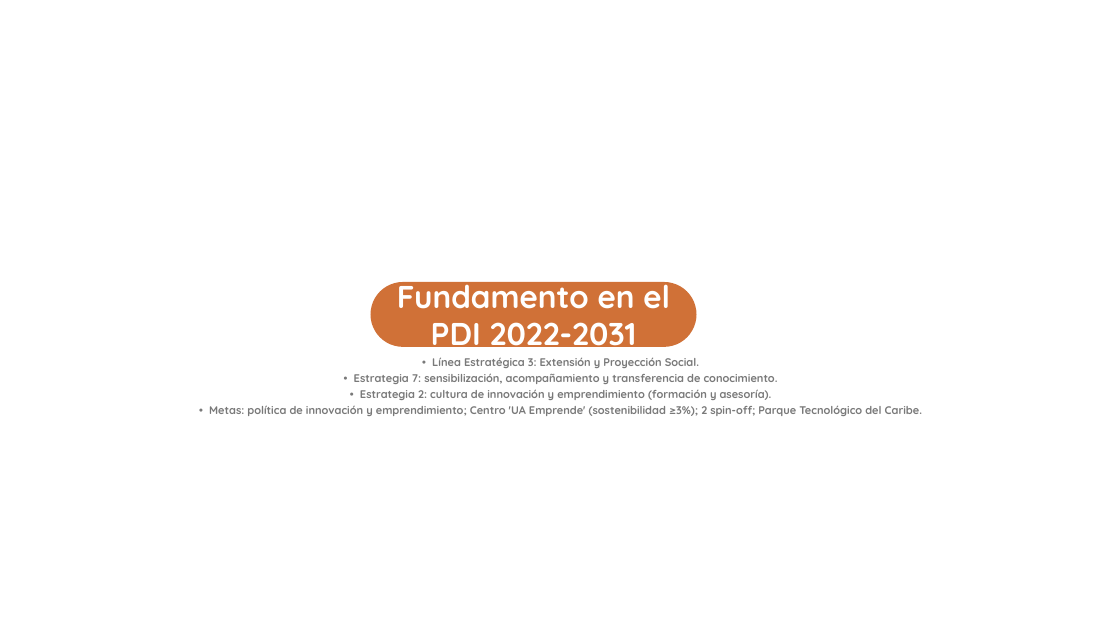
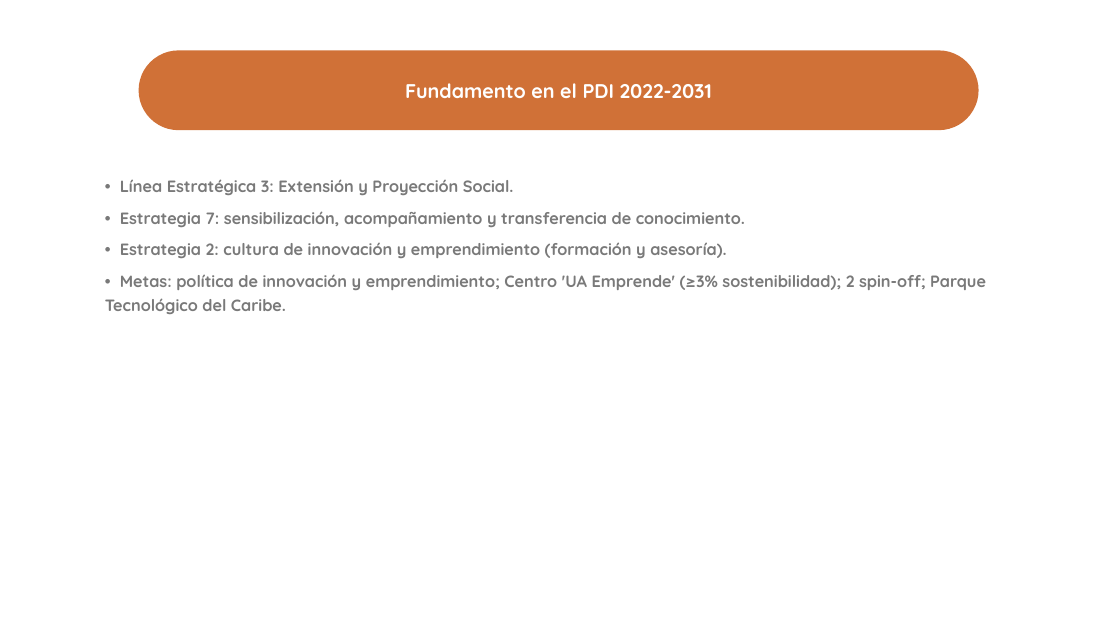
Before and after one commit to ronaldojavier100-oss/case, a slide deck: slide 4 of Ruta-Emprendimiento-CIE.pptx. Drawn at 1120x630 pixels with LibreOffice and Linux fonts; fonts in the diff are those of the drawing; background and template pictures are left out. Boxes give left, top, right and bottom in pixels: in the first picture for what was removed or moved away, otherwise in the second. Text is boxed around its words. In the diff, an @@ line names an element or a change of style, - is before the commit and + after.

```diff
--- a/Ruta-Emprendimiento-CIE.pptx
+++ b/Ruta-Emprendimiento-CIE.pptx
@@ rounded rectangle "Fundamento en el PDI 2022-2031": place and size @@
-rounded rectangle "Fundamento en el PDI 2022-2031" at (370,282,696,347)
+rounded rectangle "Fundamento en el PDI 2022-2031" at (139,50,978,130)
@@ rounded rectangle "Fundamento en el PDI 2022-2031" at (139,50,978,130): size 54 to 34 pt @@
@@ text "• Línea Estratégica 3: Extensión ...": place and size @@
-text "• Línea Estratégica 3: Extensión ..." at (209,357,922,416)
+text "• Línea Estratégica 3: Extensión ..." at (105,179,986,314)
@@ text at (120,179,745,258): size 19 to 28 pt in "• Línea Estratégica 3: Extensión y Proyección ...", "• Estrategia 7: sensibilización, acompañamiento y transferen ...", "• Estrategia 2: cultura de innovación y ..."; alignment centre to left; more space between paragraphs @@
@@ text at (105,274,986,314): text changed; size 19 to 28 pt @@
-• Metas: política de innovación y emprendimiento; Centro 'UA Emprende' (sostenibilidad ≥3%); 2 spin-off; Parque Tecnológico del Caribe.
+• Metas: política de innovación y emprendimiento; Centro 'UA Emprende' (≥3% sostenibilidad); 2 spin-off; Parque Tecnológico del Caribe.
```
Also in this commit, not shown: 14 other slides changed.
